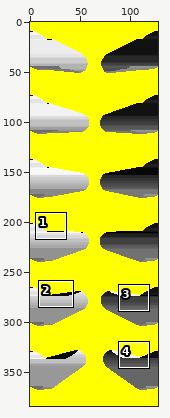
Edited in one commit: sprite sheet (convert/flippers.gif). Above, an overview of the earlier version with the close-up marked.
Close-up. Before the edit:
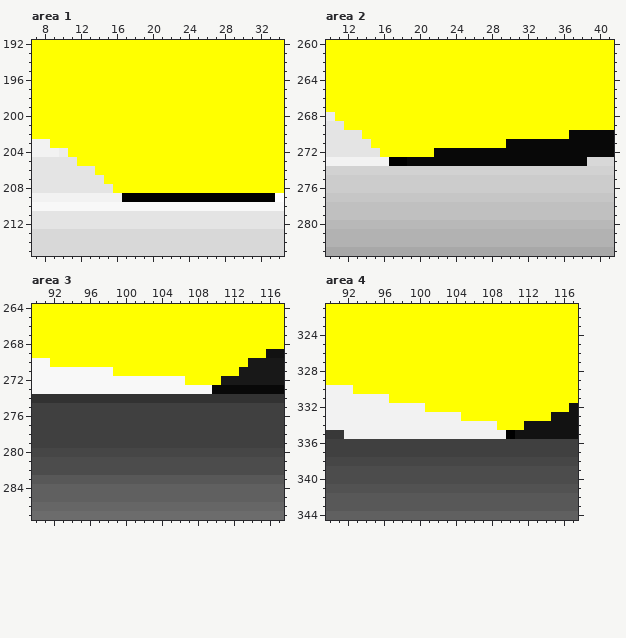
The file is 128x384 pixels. Colours within 5 levels of each other are drawn and written as one. Shown: area 1: x 7..34, y 192..215; area 2: x 10..41, y 260..283; area 3: x 90..117, y 264..287; area 4: x 90..117, y 321..344. The commit also changed other parts of the picture, which this record leaves out.
And afterwards:
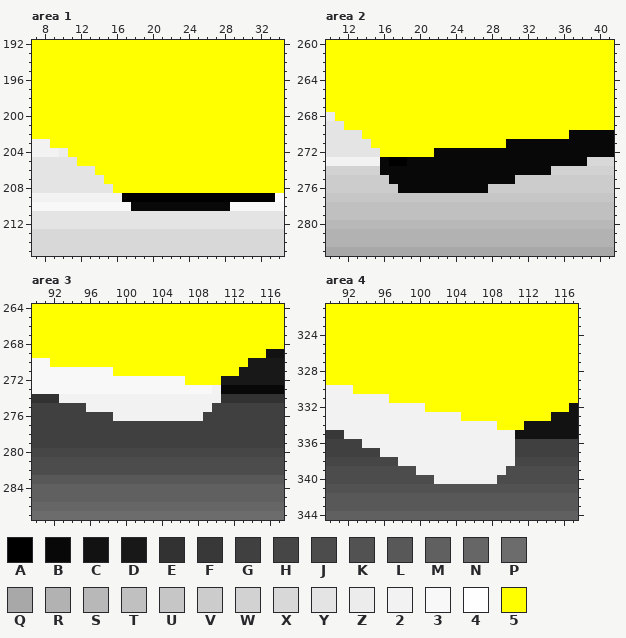
Palette (. is transparent): A #000000  B #080808  C #121212  D #181818  E #323232  F #383838  G #404040  H #464646  J #4c4c4c  K #525252  L #585858  M #606060  N #666666  P #6c6c6c  Q #a8a8a8  R #b2b2b2  S #b8b8b8  T #c0c0c0  U #c6c6c6  V #cccccc  W #d2d2d2  X #d8d8d8  Y #e4e4e4  Z #ececec  2 #f2f2f2  3 #f8f8f8  4 #fefefe  5 #ffff00
Difference:
Area 1:
y 210: x 18..28 33333333333 -> BBBBBBBBBBB
Area 2:
y 273: x 16 2 -> B
y 274: x 16..34 WWWWWWWWWWWWWWWWWWW -> BBBBBBBBBBBBBBBBBBB
y 275: x 17..30 VVVVVVVVVVVVVV -> BBBBBBBBBBBBBB
y 276: x 18..27 VVVVVVVVVV -> BBBBBBBBBB
Area 3:
y 273: x 110 B -> 2
y 274: x 93..110 EEEEEEEEEEEEEEEEEE -> 222222222222222222
y 275: x 96..109 GGGGGGGGGGGGGG -> 22222222222222
y 276: x 99..108 GGGGGGGGGG -> 2222222222
Area 4:
y 335: x 110 A -> 2
y 336: x 94..110 GGGGGGGGGGGGGGGGG -> 22222222222222222
y 337: x 96..110 GGGGGGGGGGGGGGG -> 222222222222222
y 338: x 98..110 HHHHHHHHHHHHH -> 2222222222222
y 339: x 100..109 JJJJJJJJJJ -> 2222222222
y 340: x 102..108 JJJJJJJ -> 2222222
Boxes around the changes in both close-ups, in picture pixels (x1, y1, x2, y2):
changed: (131, 202, 230, 211)
changed: (380, 157, 551, 193)
changed: (59, 385, 221, 421)
changed: (362, 430, 515, 484)
